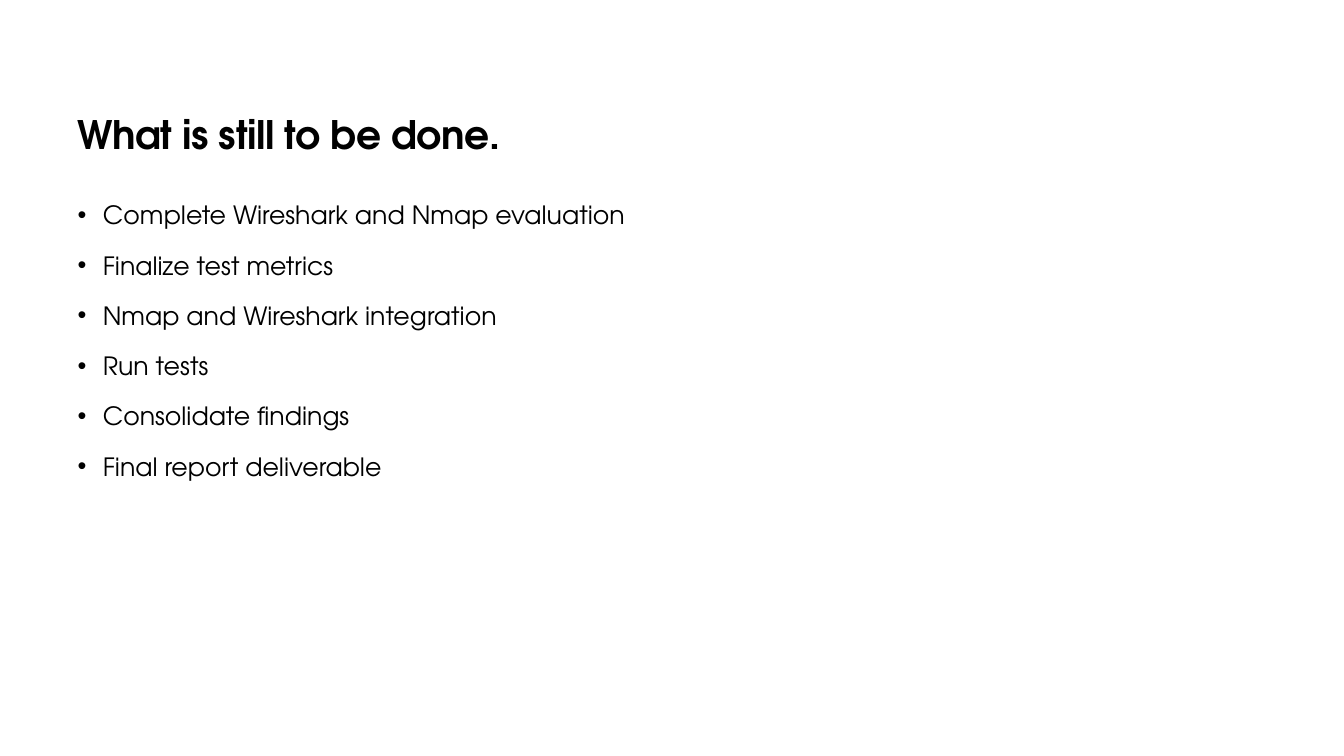
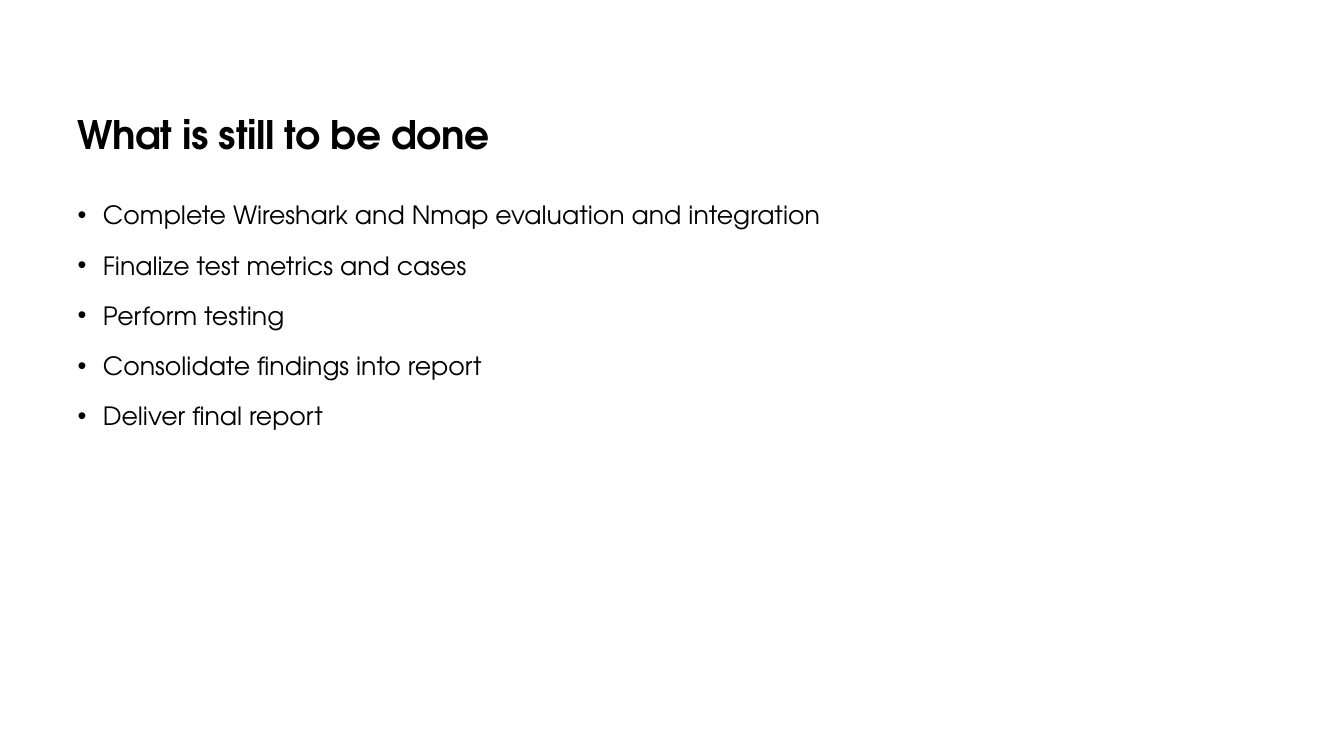
Before and after one commit to DavidSushames/BHB-Capstone, a slide deck: slide 9 of Academic Documents/Powerpoint wkg/Mid project Update - Dave v1.2 15-09.pptx. Drawn at 1344x756 pixels with LibreOffice and Linux fonts; fonts in the diff are those of the drawing. Boxes give left, top, right and bottom in pixels: in the first picture for what was removed or moved away, otherwise in the second. Text is boxed around its words. In the diff, an @@ line names an element or a change of style, - is before the commit and + after.

```diff
--- a/Academic Documents/Powerpoint wkg/Mid project Update - Dave v1.2 15-09.pptx
+++ b/Academic Documents/Powerpoint wkg/Mid project Update - Dave v1.2 15-09.pptx
@@ title at bbox=[78, 119, 489, 150]: text changed @@
-What is still to be done.
+What is still to be done
@@ text at bbox=[103, 205, 819, 430]: text changed @@
-• Complete Wireshark and Nmap evaluation
-• Finalize test metrics
-• Nmap and Wireshark integration
-• Run tests
-• Consolidate findings
-• Final report deliverable
+• Complete Wireshark and Nmap evaluation and integration
+• Finalize test metrics and cases
+• Perform testing
+• Consolidate findings into report
+• Deliver final report
```
Also in this commit, not shown: 7 other slides changed.
